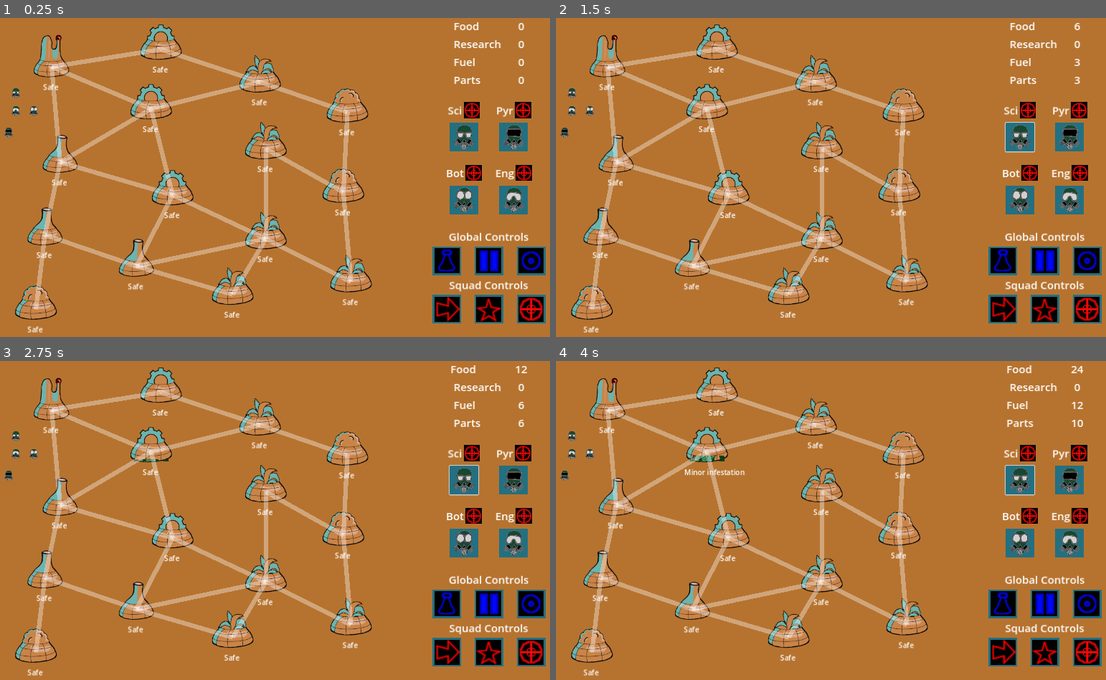
Above: before the commit, frames 1-4 (two rows, left to right).
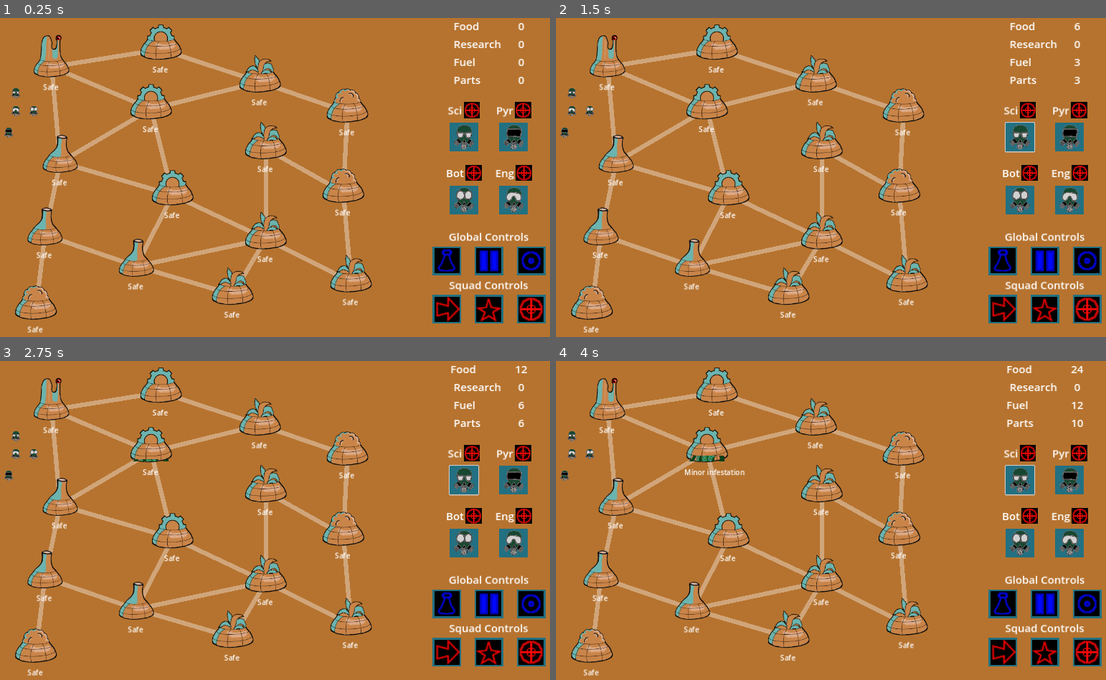
Above: after the commit, the same moments.

Repository: Aveli-games/contra-tentacula
Game: Godot game, scene res://main.tscn
Same seed, same stepped clock (60 frames per second), same inputs: the game is played once before the commit and once after it.
Inputs (mouse positions are in pixels of both pictures, inside the frame that each line leads up to):
- Up to frame 1 (0.25 s): no input
- Up to frame 2 (1.5 s): click (1018, 136) at 0.52 s; click (1018, 136) at 1.27 s
- Up to frame 3 (2.75 s): click (462, 479) at 2.02 s
- Up to frame 4 (4 s): tap Enter at 2.75 s; move the mouse to (572, 437) at 2.77 s; click (572, 437) at 2.92 s; tap Space at 3.5 s; move the mouse to (567, 475) at 3.52 s; click (567, 475) at 3.67 s

The runs differ from the first frame. In frame 1, 1.8% of the frame differs, in the area x 6-65%, y 9-92%; in frame 2, 1.8%; in frame 3, 1.8%; in frame 4, 1.8%.

Commit message:
use z-index to layer background and connectors

Diff:
--- a/autoloads/dome_connections.gd
+++ b/autoloads/dome_connections.gd
@@ -52,6 +52,7 @@
 		line.add_point(i.a.global_position)
 		line.add_point(i.b.global_position)
 		line.default_color = Color(1,1,1,0.2)
+		line.z_index=-1
 		line_nodes.append(line)
 	return line_nodes
 
--- a/main.tscn
+++ b/main.tscn
@@ -10,6 +10,7 @@
 script = ExtResource("1_6j1u5")
 
 [node name="ColorRect" type="ColorRect" parent="."]
+z_index = -2
 offset_right = 1280.0
 offset_bottom = 720.0
 mouse_filter = 2
